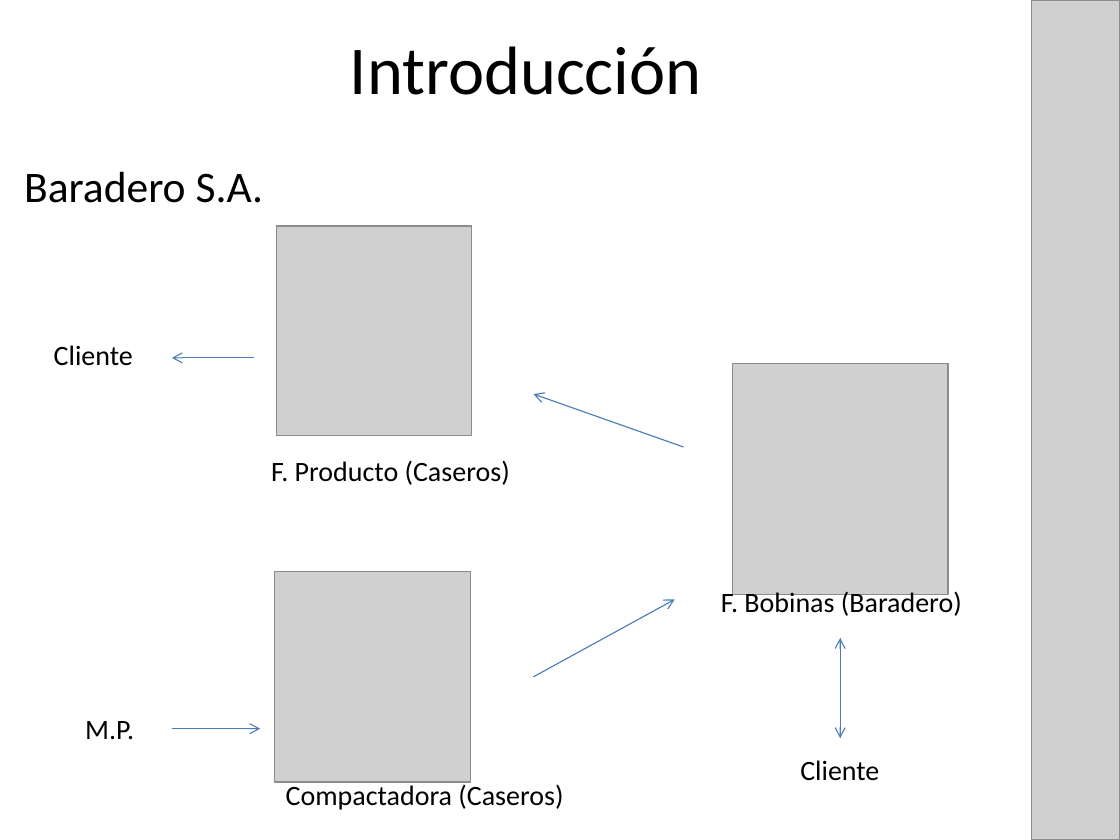
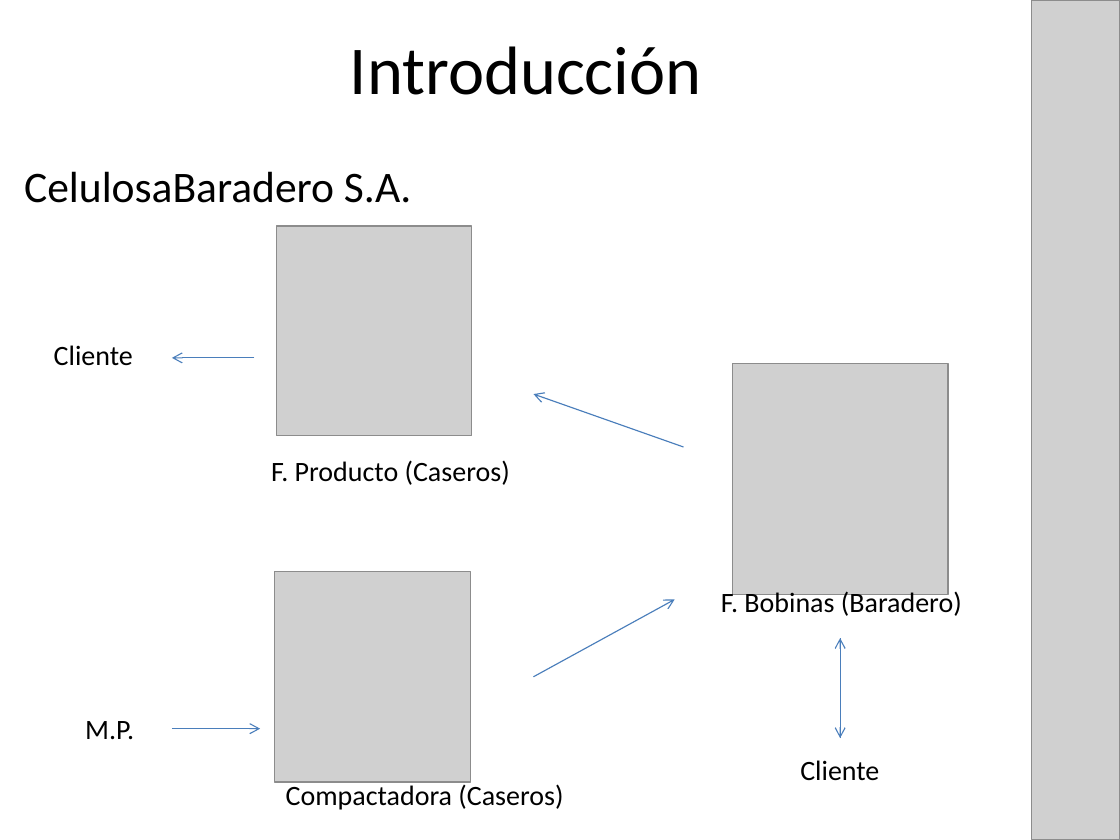
Before and after one commit to JicLotus/Control-Sistematico-QR, a slide deck: slide 3 of Presentacion/Presentacion Final.pptx. Drawn at 1120x840 pixels with LibreOffice and Linux fonts; fonts in the diff are those of the drawing; grey boxes stand for pictures. Boxes give left, top, right and bottom in pixels: in the first picture for what was removed or moved away, otherwise in the second. Text is boxed around its words. In the diff, an @@ line names an element or a change of style, - is before the commit and + after.

```diff
--- a/Presentacion/Presentacion Final.pptx
+++ b/Presentacion/Presentacion Final.pptx
@@ text at (24,171,412,203): text changed @@
-Baradero S.A.
+CelulosaBaradero S.A.
```
Also in this commit, not shown: 1 other file.
